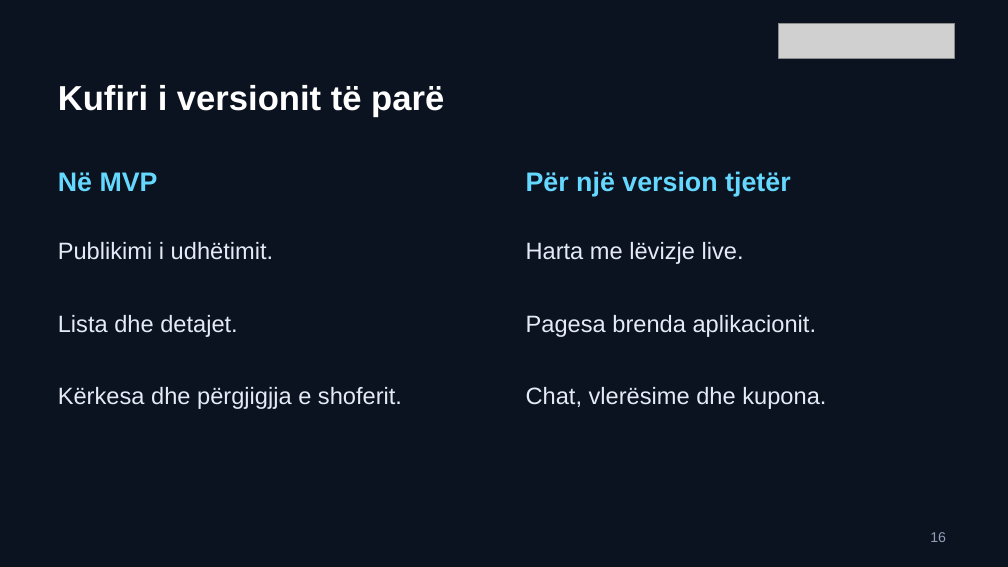
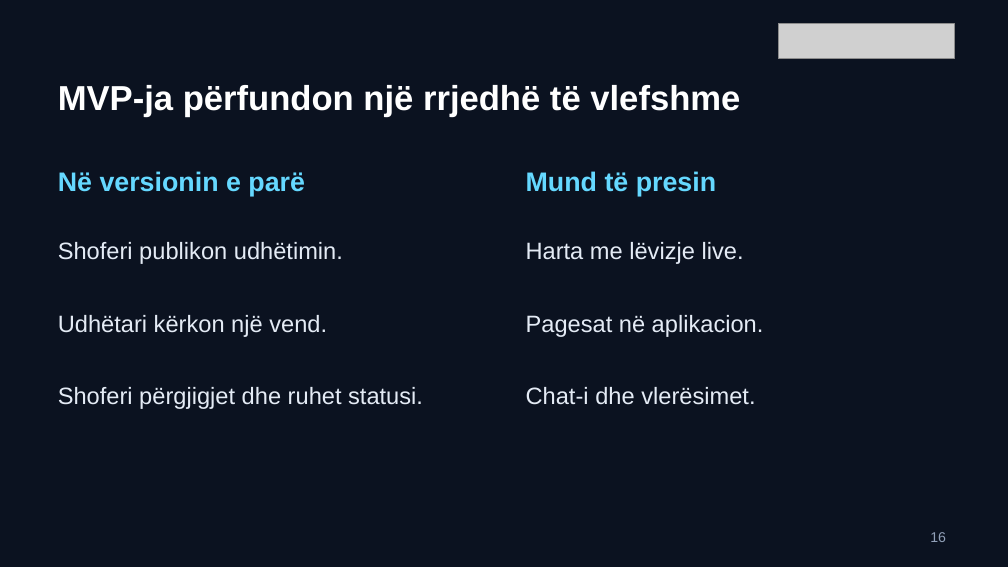
Before and after one commit to arbenl/arbenl.github.io, a slide deck: slide 16 of lendet/2026-2027/mobile/lectures/ligjerata-02-rideshare-ideja-mvp-2026.pptx. Drawn at 1008x567 pixels with LibreOffice and Linux fonts; fonts in the diff are those of the drawing; grey boxes stand for pictures. Boxes give left, top, right and bottom in pixels: in the first picture for what was removed or moved away, otherwise in the second. Text is boxed around its words. In the diff, an @@ line names an element or a change of style, - is before the commit and + after.

```diff
--- a/lendet/2026-2027/mobile/lectures/ligjerata-02-rideshare-ideja-mvp-2026.pptx
+++ b/lendet/2026-2027/mobile/lectures/ligjerata-02-rideshare-ideja-mvp-2026.pptx
@@ text at (x1=58, y1=85, x2=740, y2=117): text changed @@
-Kufiri i versionit të parë
+MVP-ja përfundon një rrjedhë të vlefshme
@@ text at (x1=58, y1=171, x2=305, y2=197): text changed @@
-Në MVP
+Në versionin e parë
@@ text at (x1=526, y1=171, x2=716, y2=197): text changed @@
-Për një version tjetër
+Mund të presin
@@ text at (x1=58, y1=242, x2=343, y2=264): text changed @@
-Publikimi i udhëtimit.
+Shoferi publikon udhëtimin.
@@ text at (x1=58, y1=315, x2=327, y2=337): text changed @@
-Lista dhe detajet.
+Udhëtari kërkon një vend.
@@ text at (x1=526, y1=315, x2=764, y2=337): text changed @@
-Pagesa brenda aplikacionit.
+Pagesat në aplikacion.
@@ text at (x1=58, y1=387, x2=423, y2=409): text changed @@
-Kërkesa dhe përgjigjja e shoferit.
+Shoferi përgjigjet dhe ruhet statusi.
@@ text at (x1=526, y1=387, x2=755, y2=405): text changed @@
-Chat, vlerësime dhe kupona.
+Chat-i dhe vlerësimet.
```
Also in this commit, not shown: 5 other slides changed, 16 slides added, 20 slides removed, 15 other files.
